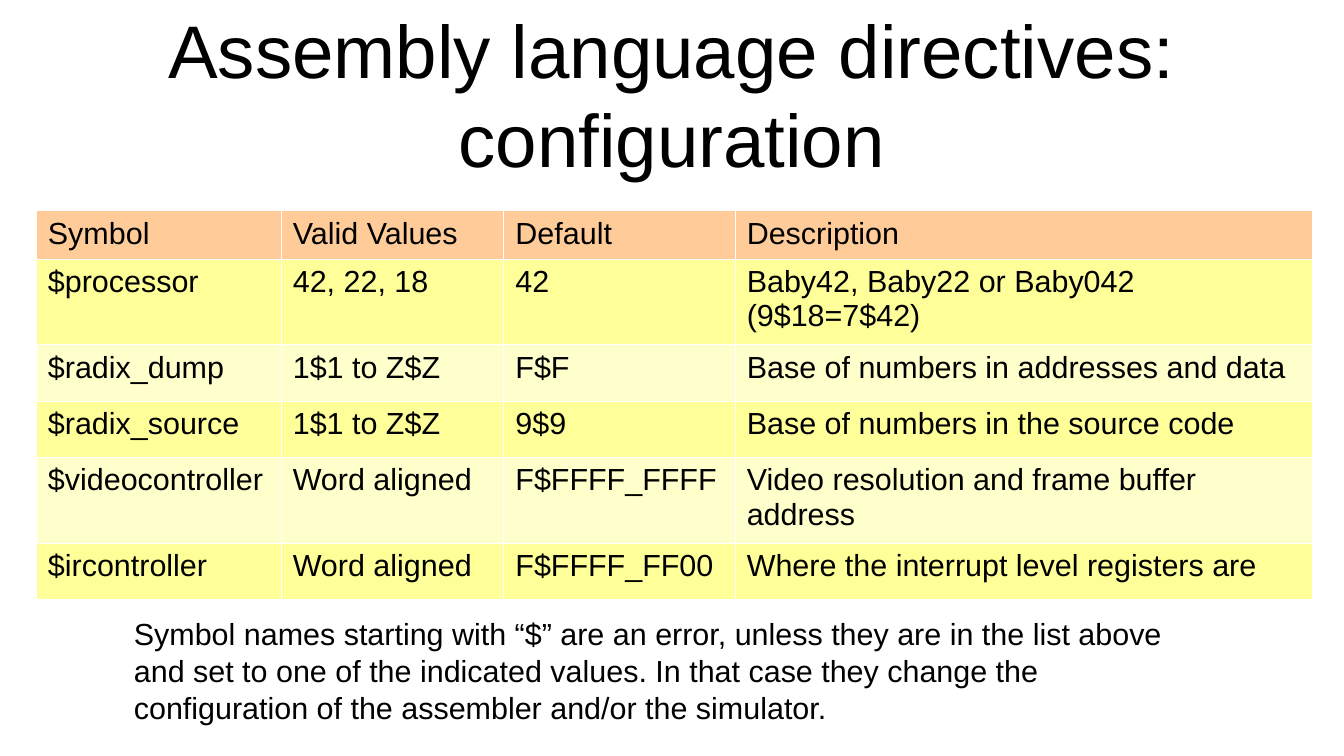
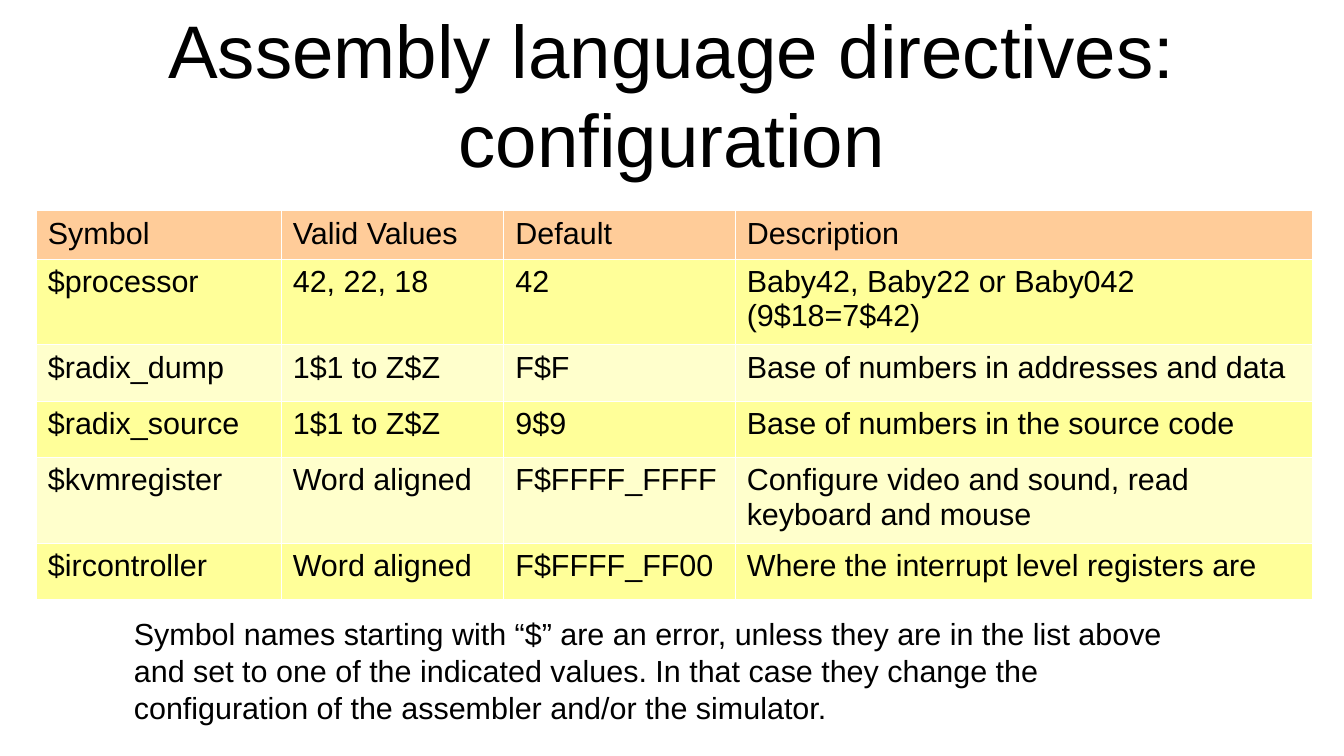
Before and after one commit to jeceljr/baby42, a slide deck: slide 30 of doc/baby42_slides.odp (slide 29 before the commit). Drawn at 1344x756 pixels with LibreOffice and Linux fonts; fonts in the diff are those of the drawing. Boxes give left, top, right and bottom in pixels: in the first picture for what was removed or moved away, otherwise in the second. Text is boxed around its words. In the diff, an @@ line names an element or a change of style, - is before the commit and + after.

Commit message:
add keyboard and mouse

```diff
--- a/doc/baby42_slides.odp
+++ b/doc/baby42_slides.odp
@@ table at <box>35,210,1312,588</box> @@
-row 5, column 1: $videocontroller
+row 5, column 1: $kvmregister
-row 5, column 4: Video resolution and frame buffer address
+row 5, column 4: Configure video and sound, read keyboard and mouse
```
Also in this commit, not shown: 2 other slides changed, 1 slide added, 1 other file.
